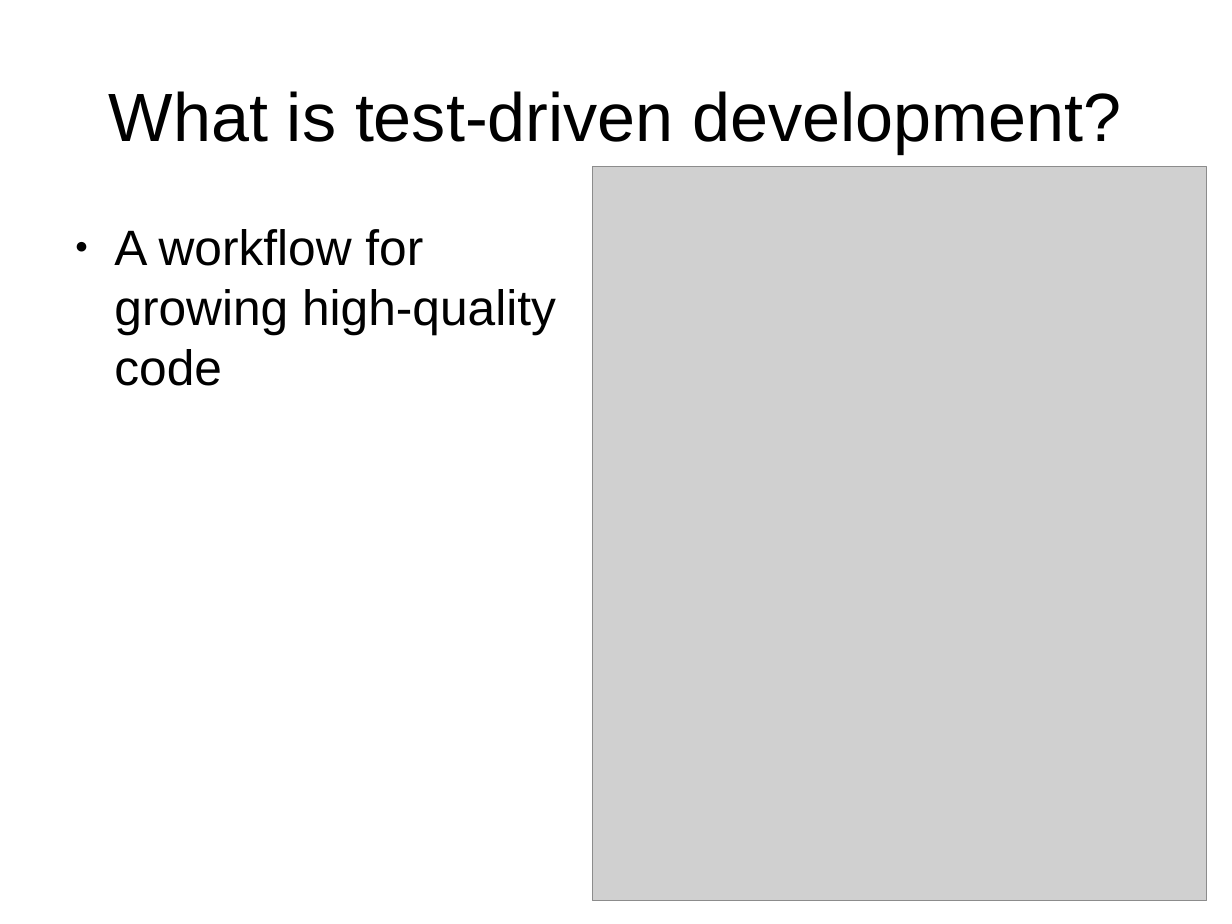
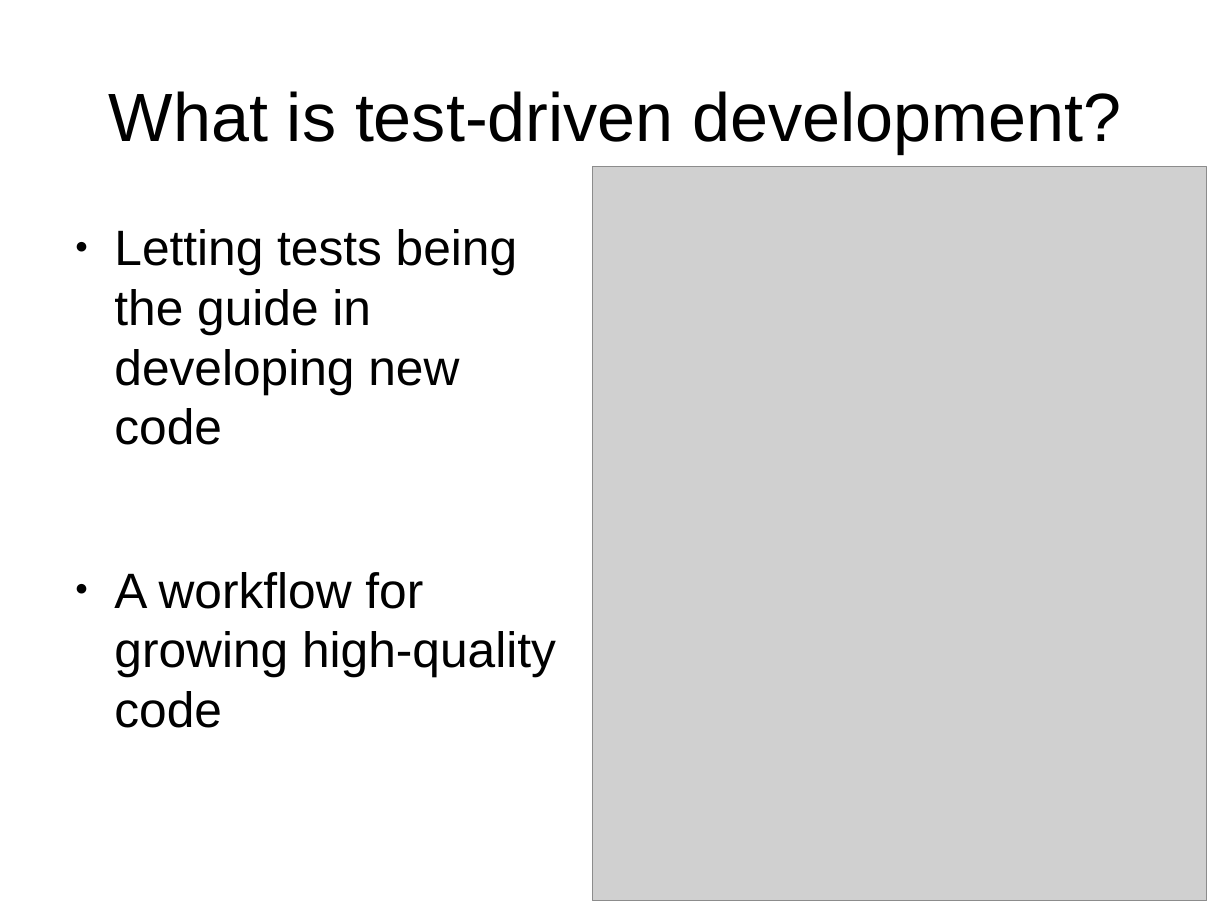
Before and after one commit to richelbilderbeek/PresentationsAboutR, a slide deck: slide 2 of TestDrivenDevelopment/TestDrivenDevelopment.odp. Drawn at 1232x924 pixels with LibreOffice and Linux fonts; fonts in the diff are those of the drawing; grey boxes stand for pictures. Boxes give left, top, right and bottom in pixels: in the first picture for what was removed or moved away, otherwise in the second. Text is boxed around its words. In the diff, an @@ line names an element or a change of style, - is before the commit and + after.

```diff
--- a/TestDrivenDevelopment/TestDrivenDevelopment.odp
+++ b/TestDrivenDevelopment/TestDrivenDevelopment.odp
@@ text at <box>114,229,517,445</box>: paragraph added @@
+● Letting tests being the guide in developing new code
```
Also in this commit, not shown: 16 other slides changed, 11 slides added, 3 slides removed, 3 other files.
